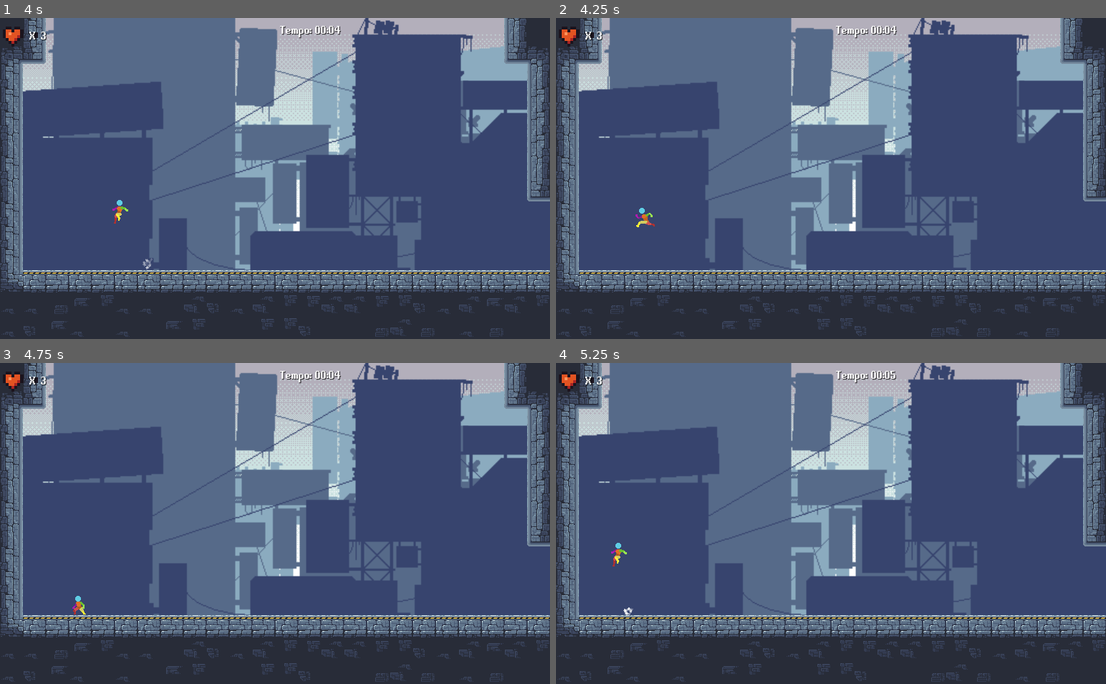
Above: before the commit, frames 1-4 (two rows, left to right).
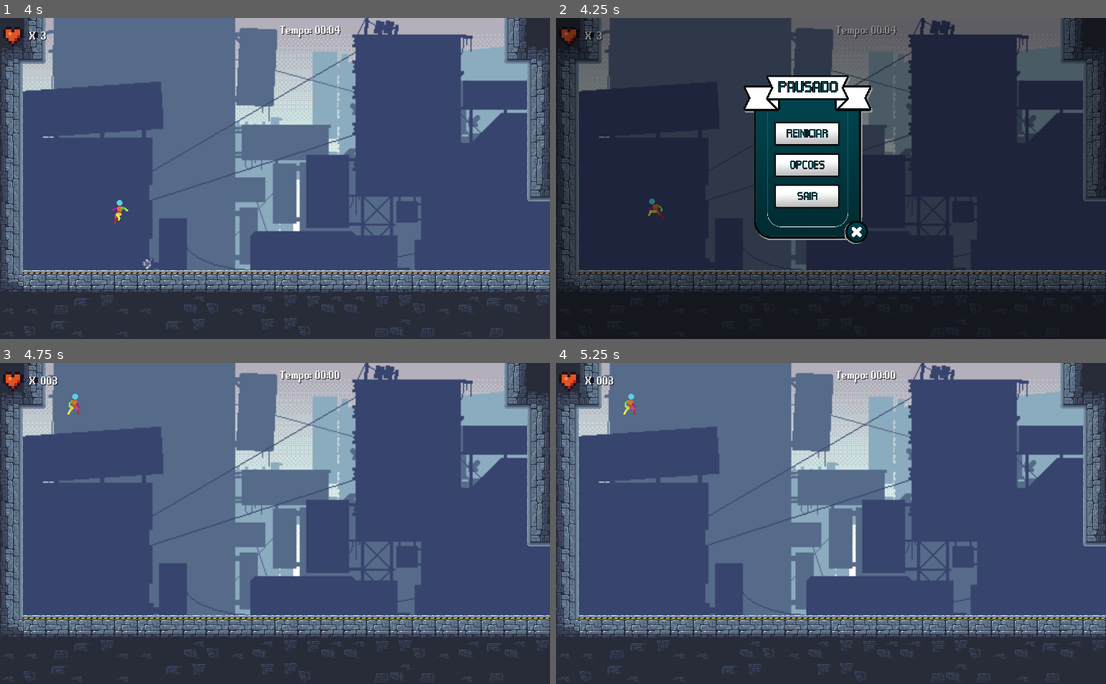
Above: after the commit, the same moments.

Repository: Eduardo-Pyment/Alquimista_dos_Sonhos-A_ultima_semente
Game: Godot game, scene res://Fases/fase_1.tscn
The game is run twice, just before and just after one commit, with the same random seed, the same clock (stepped at 60 frames per second) and the same inputs. This scene is started directly instead of the project's main scene.
Inputs (mouse positions are in pixels of both pictures, inside the frame that each line leads up to):
- Up to frame 1 (4 s): tap Enter (ui_accept) at 0.5, 0.77, 1.52, 3.02, 3.77 s; hold Right (ui_right) 0.53-1.28 s; hold Left (ui_left) 1.28-2.03 s; hold Right (ui_right) 2.03-2.78 s; hold Up (ui_up) 2.78-3.53 s; hold Left (ui_left) from 3.53 s (still down)
- Up to frame 2 (4.25 s): keep holding Left (ui_left); tap Escape (ui_cancel) at 4.15 s
- Up to frame 3 (4.75 s): release Left (ui_left) at 4.25 s; click (253, 478) at 4.27 s
- Up to frame 4 (5.25 s): tap Enter (ui_accept) at 5 s; hold Left (ui_left) from 5.03 s (still down)

Frame 1 is identical in both runs. In frame 2, 100% of the frame differs, in the area x 0-100%, y 0-100%; in frame 3, 0.2%; in frame 4, 0.2%.
Error after the commit: Invalid assignment of property or key 'paused' with value of type 'bool' on a base object of type 'null instance'. (res://Menus/MenuPause/MenuPause.gd:51)

Commit message:
bug do menu opcoes consertado

Diff:
--- a/Fases/fase_1.tscn
+++ b/Fases/fase_1.tscn
@@ -22,7 +22,8 @@
 [ext_resource type="FontFile" uid="uid://dl6hdvk5712j6" path="res://Assets/Textures/Animation/Dicas/hf-free-complete/equipment-pro-v1.1/EquipmentPro.ttf" id="19_daj23"]
 [ext_resource type="Texture2D" uid="uid://dbh2kpys1adoa" path="res://Assets/Textures/Animation/Hud/Mini FX, Items & UI/Mini UI/Health_Indicator_Black_Outline (8 x 8).png" id="20_8dbqo"]
 [ext_resource type="PackedScene" uid="uid://bpopvs3826o1e" path="res://Scenes/Morte_Void.tscn" id="21_aw1ic"]
-[ext_resource type="PackedScene" uid="uid://c33buwts2rsqv" path="res://Scenes/caixa_dialogo_fase1.tscn" id="23_b3g00"]
+[ext_resource type="PackedScene" uid="uid://sm5d6pcner8w" path="res://Menus/MenuPause/menu_pause.tscn" id="22_rlntw"]
+[ext_resource type="PackedScene" path="res://Scenes/caixa_dialogo_fase1.tscn" id="23_b3g00"]
 
 [sub_resource type="LabelSettings" id="LabelSettings_dvf8b"]
 line_spacing = 0.0
@@ -1077,6 +1078,8 @@
 offset_right = 664.8
 offset_bottom = 100.2
 
+[node name="MenuPause" parent="." instance=ExtResource("22_rlntw")]
+
 [connection signal="timeout" from="HUD/vida_tempo/clock_timer" to="HUD/vida_tempo" method="_on_clock_timer_timeout"]
 [connection signal="body_entered" from="Zona_fogo_maquina" to="Zona_fogo_maquina" method="_on_body_entered"]
 [connection signal="body_entered" from="Zona_fogo" to="Zona_fogo" method="_on_body_entered"]
--- a/Fases/fase_2.tscn
+++ b/Fases/fase_2.tscn
@@ -21,7 +21,8 @@
 [ext_resource type="PackedScene" uid="uid://bglfag0avg81y" path="res://Scenes/Itens/hidrogenio2.tscn" id="18_hi4qg"]
 [ext_resource type="PackedScene" uid="uid://cx73sewvijfmk" path="res://Scenes/Itens/oxigenio.tscn" id="19_jggi1"]
 [ext_resource type="Script" path="res://Scripts/FallZone.gd" id="20_un8fc"]
-[ext_resource type="PackedScene" uid="uid://c33buwts2rsqv" path="res://Scenes/caixa_dialogo_fase1.tscn" id="23_2dcsi"]
+[ext_resource type="PackedScene" path="res://Scenes/caixa_dialogo_fase1.tscn" id="23_2dcsi"]
+[ext_resource type="PackedScene" uid="uid://sm5d6pcner8w" path="res://Menus/MenuPause/menu_pause.tscn" id="24_6sn1v"]
 [ext_resource type="Texture2D" uid="uid://cyvxw37jt6pcm" path="res://Assets/Textures/Assets-dica/Grassland_entities (16 x 16).png" id="24_e6kxf"]
 
 [sub_resource type="TileSetAtlasSource" id="TileSetAtlasSource_6y1sh"]
@@ -1440,6 +1441,8 @@
 position = Vector2(145, 436)
 shape = SubResource("RectangleShape2D_0hqan")
 
+[node name="MenuPause" parent="." instance=ExtResource("24_6sn1v")]
+
 [connection signal="timeout" from="HUD/Control/clock_timer" to="HUD/Control" method="_on_clock_timer_timeout"]
 [connection signal="body_entered" from="FireZone" to="FireZone" method="_on_body_entered"]
 [connection signal="body_entered" from="FireZone2" to="FireZone2" method="_on_body_entered"]
--- a/Menus/MenuPause/MenuPause.gd
+++ b/Menus/MenuPause/MenuPause.gd
@@ -8,6 +8,7 @@
 @onready var full_screen: CheckButton = %FullScreen
 
 var config = ConfigFile.new()
+
 
 func _ready():
 	control_pause.visible = false
@@ -20,10 +21,26 @@
 	pass
 
 func _unhandled_input(event):
+	if control_opcoes.visible:
+		if event.is_action_pressed("ui_cancel"):
+	# Se o menu de opções estiver visível, feche-o
+			control_opcoes.visible = false
+			get_tree().paused = false
+			color_rect.visible = false
+		return
+
 	if event.is_action_pressed("ui_cancel"):
-		control_pause.visible = true
-		color_rect.visible = true
-		get_tree().paused = true
+		if control_pause.visible:
+# Se o menu de pausa estiver visível, feche-o
+			get_tree().paused = false
+			control_pause.visible = false
+			color_rect.visible = false
+		else:
+# Caso contrário, abra o menu de pausa
+			control_pause.visible = true
+			color_rect.visible = true
+			get_tree().paused = true
+
 
 func reload_game():
 	get_tree().reload_current_scene()
Not shown: 1 places in Fases/fase_1.tscn that only renumber resources
Not shown: 1 places in Fases/fase_2.tscn that only renumber resources
Not shown: 1 places in Fases/fase_3.tscn that only renumber resources
